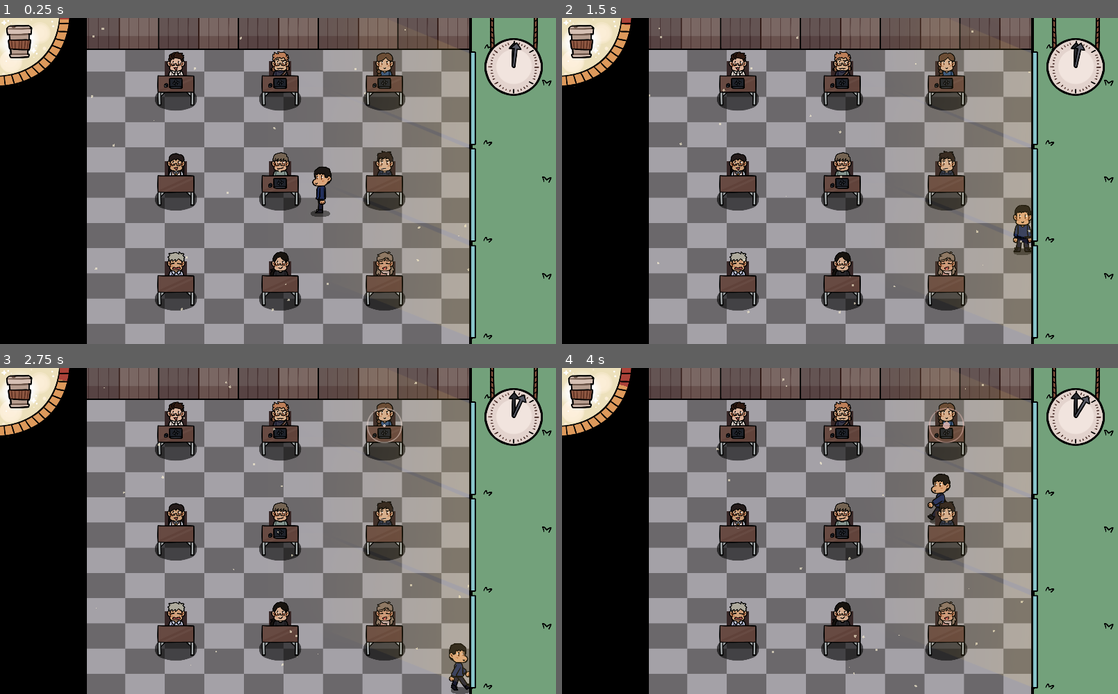
Above: before the commit, frames 1-4 (two rows, left to right).
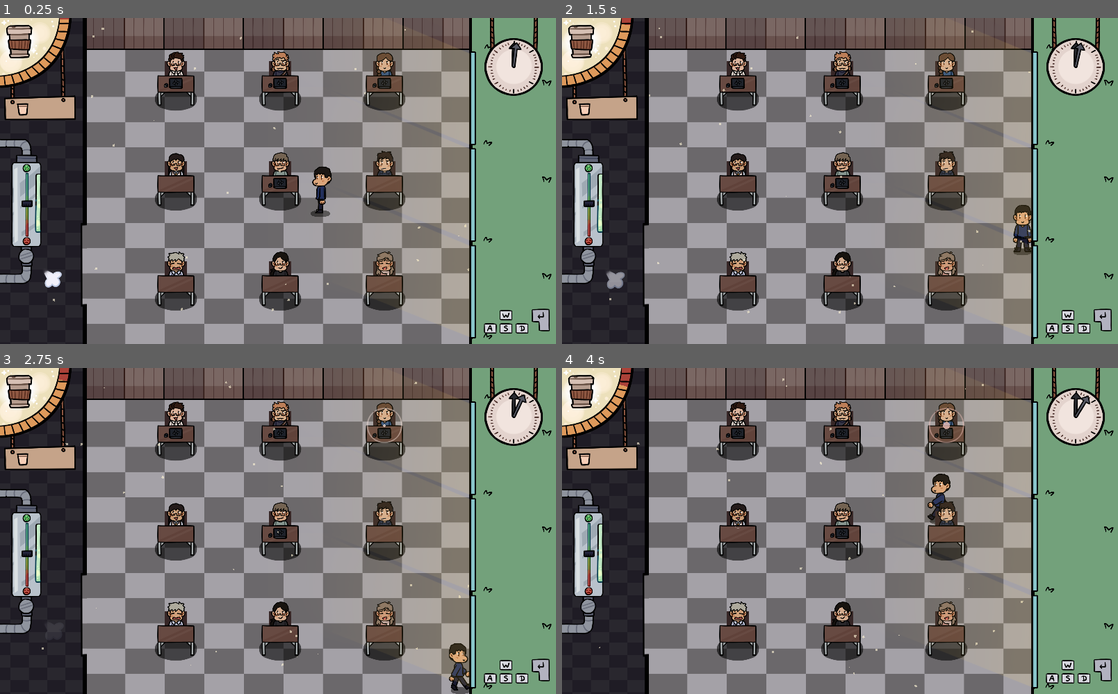
Above: after the commit, the same moments.

Repository: nyaro-p/TheTutorSimulator
Game: Godot game, scene res://Scenes/Classroom.tscn
The game is run twice, just before and just after one commit, with the same random seed, the same clock (stepped at 60 frames per second) and the same inputs.
Inputs:
- Up to frame 1 (0.25 s): no input
- Up to frame 2 (1.5 s): hold D (move_right) 0.53-1.28 s; hold S (move_down) from 1.28 s (still down)
- Up to frame 3 (2.75 s): release S (move_down) at 2.03 s; hold D (move_right) from 2.03 s (still down)
- Up to frame 4 (4 s): release D (move_right) at 2.78 s; hold W (move_up) 2.78-3.53 s; hold A (move_left) from 3.53 s (still down)

The runs differ from the first frame. In frame 1, 14% of the frame differs, in the area x 0-99%, y 0-100%; in frame 2, 14%; in frame 3, 14%; in frame 4, 14%.

Commit message:
more ui or smth

Diff:
--- /dev/null
+++ b/Prefabs/UI/HappyOMeter.tscn
@@ -0,0 +1,107 @@
+[gd_scene load_steps=6 format=2]
+
+[ext_resource path="res://Assets/Happy-o-meter.png" type="Texture" id=1]
+[ext_resource path="res://Assets/Happy-o-meter_button.png" type="Texture" id=2]
+[ext_resource path="res://Assets/Steam.png" type="Texture" id=3]
+
+[sub_resource type="Animation" id=1]
+length = 0.001
+tracks/0/type = "value"
+tracks/0/path = NodePath("Steam:position")
+tracks/0/interp = 1
+tracks/0/loop_wrap = true
+tracks/0/imported = false
+tracks/0/enabled = true
+tracks/0/keys = {
+"times": PoolRealArray( 0 ),
+"transitions": PoolRealArray( 1 ),
+"update": 0,
+"values": [ Vector2( 33, 114 ) ]
+}
+tracks/1/type = "value"
+tracks/1/path = NodePath("Steam:scale")
+tracks/1/interp = 1
+tracks/1/loop_wrap = true
+tracks/1/imported = false
+tracks/1/enabled = true
+tracks/1/keys = {
+"times": PoolRealArray( 0 ),
+"transitions": PoolRealArray( 1 ),
+"update": 0,
+"values": [ Vector2( 0.1, 0.1 ) ]
+}
+tracks/2/type = "value"
+tracks/2/path = NodePath("Steam:modulate")
+tracks/2/interp = 1
+tracks/2/loop_wrap = true
+tracks/2/imported = false
+tracks/2/enabled = true
+tracks/2/keys = {
+"times": PoolRealArray( 0 ),
+"transitions": PoolRealArray( 1 ),
+"update": 0,
+"values": [ Color( 1, 1, 1, 1 ) ]
+}
+
+[sub_resource type="Animation" id=2]
+resource_name = "steam"
+length = 5.0
+loop = true
+tracks/0/type = "value"
+tracks/0/path = NodePath("Steam:position")
+tracks/0/interp = 1
+tracks/0/loop_wrap = true
+tracks/0/imported = false
+tracks/0/enabled = true
+tracks/0/keys = {
+"times": PoolRealArray( 0, 0.2, 5 ),
+"transitions": PoolRealArray( 1, 1, 1 ),
+"update": 0,
+"values": [ Vector2( 33, 114 ), Vector2( 48, 128 ), Vector2( 50, 131 ) ]
+}
+tracks/1/type = "value"
+tracks/1/path = NodePath("Steam:scale")
+tracks/1/interp = 1
+tracks/1/loop_wrap = true
+tracks/1/imported = false
+tracks/1/enabled = true
+tracks/1/keys = {
+"times": PoolRealArray( 0, 0.2, 5 ),
+"transitions": PoolRealArray( 1, 1, 1 ),
+"update": 0,
+"values": [ Vector2( 0.1, 0.1 ), Vector2( 0.25, 0.25 ), Vector2( 0.3, 0.3 ) ]
+}
+tracks/2/type = "value"
+tracks/2/path = NodePath("Steam:modulate")
+tracks/2/interp = 1
+tracks/2/loop_wrap = true
+tracks/2/imported = false
+tracks/2/enabled = true
+tracks/2/keys = {
+"times": PoolRealArray( 0, 0.2, 3, 5 ),
+"transitions": PoolRealArray( 1, 1, 1, 1 ),
+"update": 0,
+"values": [ Color( 1, 1, 1, 1 ), Color( 1, 1, 1, 1 ), Color( 1, 1, 1, 0 ), Color( 1, 1, 1, 0 ) ]
+}
+
+[node name="HappyOMeter" type="Node2D"]
+
+[node name="Happy-o-meter" type="Sprite" parent="."]
+position = Vector2( 19, 67 )
+scale = Vector2( 0.25, 0.25 )
+texture = ExtResource( 1 )
+
+[node name="Happy-o-meterButton" type="Sprite" parent="."]
+position = Vector2( 25, 60 )
+scale = Vector2( 0.25, 0.25 )
+texture = ExtResource( 2 )
+
+[node name="Steam" type="Sprite" parent="."]
+position = Vector2( 33, 114 )
+scale = Vector2( 0.1, 0.1 )
+texture = ExtResource( 3 )
+
+[node name="AnimationPlayer" type="AnimationPlayer" parent="."]
+autoplay = "steam"
+anims/RESET = SubResource( 1 )
+anims/steam = SubResource( 2 )
--- a/Prefabs/UI/Manometer.gd
+++ b/Prefabs/UI/Manometer.gd
@@ -6,7 +6,6 @@
 func decrease(value):
 	pivot.rotation_degrees += value
 	pivot.rotation_degrees = clamp(pivot.rotation_degrees, 0, 90)
-	print(target_rotation)
 
 func increase(value):
 	target_rotation -= value
--- /dev/null
+++ b/Prefabs/UI/StreakSign.tscn
@@ -0,0 +1,15 @@
+[gd_scene load_steps=3 format=2]
+
+[ext_resource path="res://Assets/Sign.png" type="Texture" id=1]
+[ext_resource path="res://Assets/Coffee_on_sign.png" type="Texture" id=2]
+
+[node name="StreakSign" type="Node2D"]
+
+[node name="Sign" type="Sprite" parent="."]
+position = Vector2( 33, 33 )
+scale = Vector2( 0.25, 0.25 )
+texture = ExtResource( 1 )
+
+[node name="CoffeeOnSign" type="Sprite" parent="Sign"]
+position = Vector2( -64, 92 )
+texture = ExtResource( 2 )
--- a/Scenes/Classroom.tscn
+++ b/Scenes/Classroom.tscn
@@ -10,6 +10,11 @@
 [ext_resource path="res://Assets/Lightray.png" type="Texture" id=8]
 [ext_resource path="res://Assets/Outside.png" type="Texture" id=9]
 [ext_resource path="res://Assets/Outside2.png" type="Texture" id=10]
+[ext_resource path="res://Assets/Tutorial.png" type="Texture" id=11]
+[ext_resource path="res://Prefabs/UI/HappyOMeter.tscn" type="PackedScene" id=12]
+[ext_resource path="res://Assets/Sidebar_background.png" type="Texture" id=13]
+[ext_resource path="res://Prefabs/UI/StreakSign.tscn" type="PackedScene" id=14]
+[ext_resource path="res://Assets/Sidebar_entrance.png" type="Texture" id=15]
 
 [sub_resource type="RectangleShape2D" id=1]
 extents = Vector2( 660, 20 )
@@ -55,8 +60,19 @@
 unique_name_in_owner = true
 position = Vector2( 473, 34 )
 
+[node name="StreakSign" parent="UI" instance=ExtResource( 14 )]
+position = Vector2( 4, 28 )
+
 [node name="Manometer" parent="UI" instance=ExtResource( 7 )]
 unique_name_in_owner = true
+
+[node name="HappyOMeter" parent="UI" instance=ExtResource( 12 )]
+position = Vector2( 0, 111 )
+
+[node name="Tutorial" type="Sprite" parent="UI"]
+position = Vector2( 476, 279 )
+scale = Vector2( 0.2, 0.2 )
+texture = ExtResource( 11 )
 
 [node name="Background" type="Node2D" parent="."]
 
@@ -70,11 +86,20 @@
 stretch_mode = 2
 
 [node name="TextureRect2" type="TextureRect" parent="Background"]
+margin_left = 78.0
 margin_top = -2.0
-margin_right = 2179.0
+margin_right = 1867.0
 margin_bottom = 155.0
 rect_scale = Vector2( 0.2, 0.2 )
 texture = ExtResource( 5 )
+stretch_mode = 2
+
+[node name="TextureRect3" type="TextureRect" parent="Background"]
+margin_left = -7.0
+margin_right = 423.0
+margin_bottom = 1637.0
+rect_scale = Vector2( 0.2, 0.2 )
+texture = ExtResource( 13 )
 stretch_mode = 2
 
 [node name="StaticBody2D" type="StaticBody2D" parent="Background"]
@@ -148,7 +173,7 @@
 [node name="Outside4" type="Node2D" parent="."]
 
 [node name="WallLeft" type="ColorRect" parent="Outside4"]
-margin_top = 1.52588e-05
+margin_left = 76.0
 margin_right = 80.0
 margin_bottom = 326.0
 color = Color( 0, 0, 0, 1 )
@@ -206,6 +231,11 @@
 scale = Vector2( 0.2, 0.2 )
 texture = ExtResource( 10 )
 
+[node name="SidebarEntrance" type="Sprite" parent="Outside4"]
+position = Vector2( 77, 227 )
+scale = Vector2( 0.25, 0.397 )
+texture = ExtResource( 15 )
+
 [node name="Items" type="Node2D" parent="."]
 
 [node name="ItemTimer" type="Timer" parent="."]
Not shown: 1 places in Scenes/Classroom.tscn that only renumber resources
